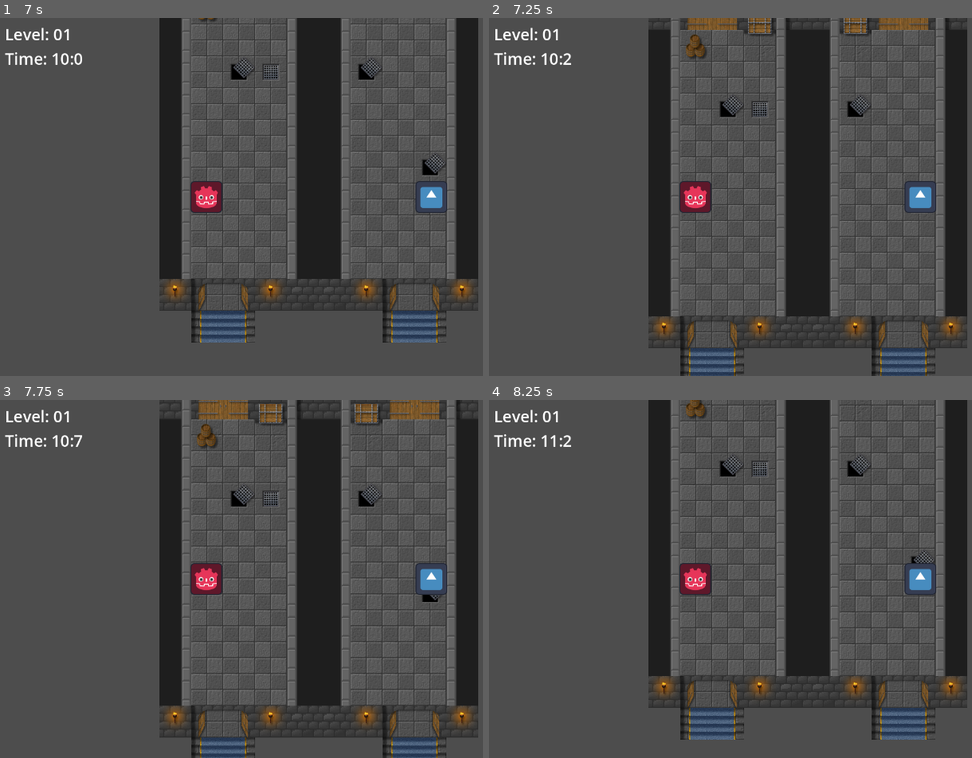
Above: before the commit, frames 1-4 (two rows, left to right).
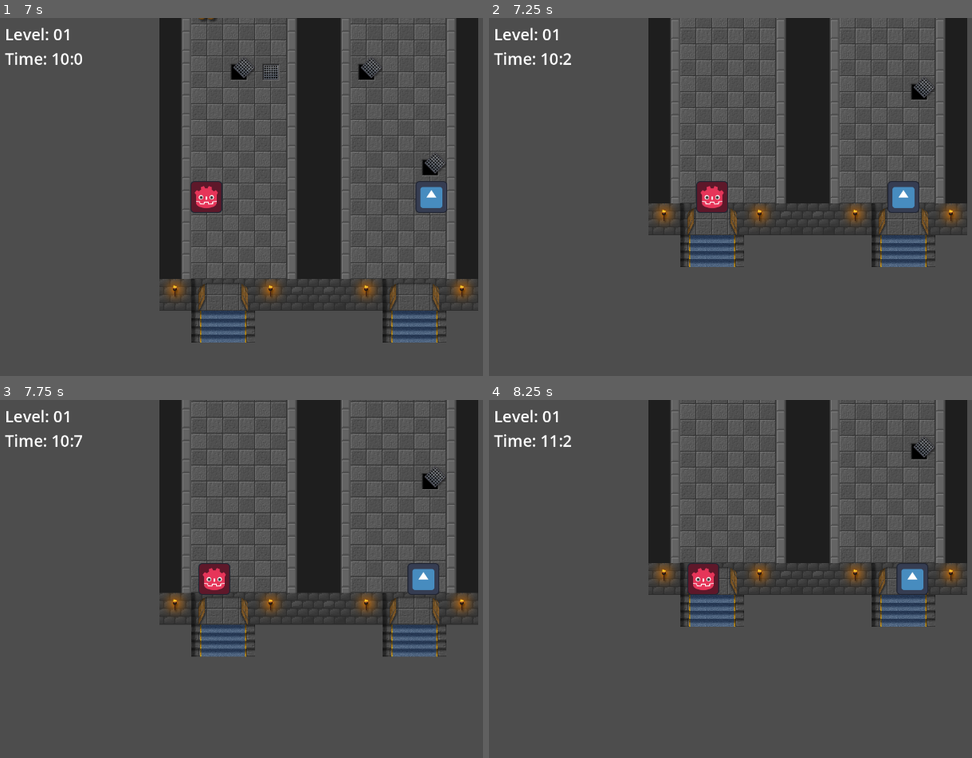
Above: after the commit, the same moments.

Repository: Iz0ne/epic_game_jam_24_GDScript
Game: Godot game, scene res://scenes/world.tscn
The game is run twice, just before and just after one commit, with the same random seed, the same clock (stepped at 60 frames per second) and the same inputs. The engine's default icon, where the game draws it, is replaced by a stand-in: a white triangle on a blue panel in a dark square.
Inputs:
- Up to frame 1 (7 s): tap Enter at 0.5, 2, 4.25 s; hold Right (ui_right) 0.53-1.28 s; tap Space at 1.25, 2.75, 5 s; hold Down (ui_down) 1.28-2.03 s; hold Right (ui_right) 2.03-2.78 s; hold Up (ui_up) 2.78-3.53 s; hold Left (ui_left) 3.53-5.03 s; hold Down (ui_down) 5.03-5.78 s; hold Right (ui_right) 5.78-6.53 s; hold Up (ui_up) from 6.53 s (still down)
- Up to frame 2 (7.25 s): keep holding Up (ui_up)
- Up to frame 3 (7.75 s): release Up (ui_up) at 7.28 s; hold Right (ui_right) from 7.28 s (still down)
- Up to frame 4 (8.25 s): release Right (ui_right) at 8.03 s; hold Down (ui_down) from 8.03 s (still down)

Frame 1 is identical in both runs. In frame 2, 20% of the frame differs, in the area x 33-100%, y 0-100%; in frame 3, 20%; in frame 4, 19%.

Commit message:
Added end screen with ALL subtheme. Added music

Diff:
--- a/Enigma/scenes/level.tscn
+++ b/Enigma/scenes/level.tscn
@@ -229,12 +229,15 @@
 18:2/0 = 0
 18:2/0/physics_layer_0/linear_velocity = Vector2(0, 0)
 18:2/0/physics_layer_0/angular_velocity = 0.0
+18:2/0/custom_data_1 = true
 19:2/0 = 0
 19:2/0/physics_layer_0/linear_velocity = Vector2(0, 0)
 19:2/0/physics_layer_0/angular_velocity = 0.0
+19:2/0/custom_data_1 = true
 20:2/0 = 0
 20:2/0/physics_layer_0/linear_velocity = Vector2(0, 0)
 20:2/0/physics_layer_0/angular_velocity = 0.0
+20:2/0/custom_data_1 = true
 21:2/0 = 0
 21:2/0/physics_layer_0/linear_velocity = Vector2(0, 0)
 21:2/0/physics_layer_0/angular_velocity = 0.0
@@ -1046,6 +1049,8 @@
 physics_layer_0/collision_layer = 1
 custom_data_layer_0/name = "doCharacterDropped"
 custom_data_layer_0/type = 1
+custom_data_layer_1/name = "reachedChest"
+custom_data_layer_1/type = 1
 sources/2 = SubResource("TileSetAtlasSource_3x4n5")
 
 [node name="Level" type="TileMap"]
--- /dev/null
+++ b/Enigma/scenes/scripts/Winner.gd
@@ -0,0 +1,15 @@
+extends Control
+
+
+# Called when the node enters the scene tree for the first time.
+func _ready():
+	pass # Replace with function body.
+
+
+# Called every frame. 'delta' is the elapsed time since the previous frame.
+func _process(delta):
+	pass
+
+
+func _on_button_replay_pressed():
+	get_tree().change_scene_to_file("res://scenes/world.tscn")
--- a/Enigma/scenes/scripts/world.gd
+++ b/Enigma/scenes/scripts/world.gd
@@ -1,7 +1,7 @@
 extends Node
 @onready var level = $Level
 
-var doCharacterDroppedCustomData : String = "doCharacterDropped"
+#var doCharacterDroppedCustomData : String = "doCharacterDropped"
 
 # Called when the node enters the scene tree for the first time.
 func _ready():
@@ -20,12 +20,25 @@
 	var playerTileData : TileData = level.get_cell_tile_data(0,playerPosition)
 	var imitationTileData : TileData = level.get_cell_tile_data(0,imitationPosition)
 
-	if playerTileData:
-		var doPlayerDropped = playerTileData.get_custom_data(doCharacterDroppedCustomData)
-		if doPlayerDropped:
-			print("Player Dropped : GameOver")
+	print(playerTileData.get_custom_data("doCharacterDropped"))
+	if playerTileData.get_custom_data("doCharacterDropped"):
+		print("Player Dropped : GameOver")
+		get_tree().reload_current_scene()
+	if playerTileData.get_custom_data("reachedChest"):
+		get_tree().change_scene_to_file("res://scenes/winner.tscn")
 
-	if imitationTileData:
-		var doImitationDropped = imitationTileData.get_custom_data(doCharacterDroppedCustomData)
-		if doImitationDropped:
-			print("Imitation Dropped : GameOver")
+	if imitationTileData.get_custom_data("doCharacterDropped"):
+		print("Imitation Dropped : GameOver")
+		get_tree().reload_current_scene()
+
+	#if playerTileData:
+		#var doPlayerDropped = playerTileData.get_custom_data(doCharacterDroppedCustomData)
+		#if doPlayerDropped:
+			#print("Player Dropped : GameOver")
+			#get_tree().reload_current_scene()
+#
+	#if imitationTileData:
+		#var doImitationDropped = imitationTileData.get_custom_data(doCharacterDroppedCustomData)
+		#if doImitationDropped:
+			#print("Imitation Dropped : GameOver")
+			#get_tree().reload_current_scene()
--- /dev/null
+++ b/Enigma/scenes/winner.tscn
@@ -0,0 +1,103 @@
+[gd_scene load_steps=9 format=3 uid="uid://b1562culbbk68"]
+
+[ext_resource type="Script" path="res://scenes/scripts/Winner.gd" id="1_w7epw"]
+[ext_resource type="FontFile" uid="uid://cks7e7mx1gtla" path="res://fonts/Dinofans.ttf" id="2_8c54i"]
+[ext_resource type="Texture2D" uid="uid://yk6sfmui5v87" path="res://textures/soup.webp" id="3_48xak"]
+[ext_resource type="Texture2D" uid="uid://cnib7n2ijnd41" path="res://textures/fireStarter.webp" id="4_y6f5i"]
+[ext_resource type="Texture2D" uid="uid://tbmphihq1uyv" path="res://textures/barbecue.png" id="5_67r47"]
+[ext_resource type="Texture2D" uid="uid://bs4jmibwwiql" path="res://textures/artichoke.png" id="6_twrba"]
+[ext_resource type="Texture2D" uid="uid://bg5cu8tjh15eq" path="res://textures/rainyCloud.png" id="6_waalr"]
+[ext_resource type="Texture2D" uid="uid://cvle55ydud8vg" path="res://textures/cookie.jpg" id="8_einej"]
+
+[node name="Winner" type="Control"]
+layout_mode = 3
+anchors_preset = 15
+anchor_right = 1.0
+anchor_bottom = 1.0
+grow_horizontal = 2
+grow_vertical = 2
+script = ExtResource("1_w7epw")
+
+[node name="Panel" type="Panel" parent="."]
+layout_mode = 0
+offset_right = 1280.0
+offset_bottom = 720.0
+metadata/_edit_lock_ = true
+
+[node name="Label_Win" type="Label" parent="Panel"]
+layout_mode = 0
+offset_right = 1280.0
+offset_bottom = 333.0
+theme_override_fonts/font = ExtResource("2_8c54i")
+theme_override_font_sizes/font_size = 64
+text = "You win!"
+horizontal_alignment = 1
+vertical_alignment = 1
+
+[node name="Button_replay" type="Button" parent="."]
+layout_mode = 1
+anchors_preset = 7
+anchor_left = 0.5
+anchor_top = 1.0
+anchor_right = 0.5
+anchor_bottom = 1.0
+offset_left = -60.0
+offset_top = -90.0
+offset_right = 60.0
+offset_bottom = -50.0
+grow_horizontal = 2
+grow_vertical = 0
+theme_override_fonts/font = ExtResource("2_8c54i")
+theme_override_font_sizes/font_size = 24
+text = "replay"
+
+[node name="Label_music" type="Label" parent="."]
+layout_mode = 0
+offset_left = 21.0
+offset_top = 682.0
+offset_right = 344.0
+offset_bottom = 705.0
+text = "Music: Pirouette (Special remix - EGJ 2024)"
+
+[node name="Label_statement" type="Label" parent="."]
+layout_mode = 0
+offset_left = 778.0
+offset_top = 655.0
+offset_right = 1269.0
+offset_bottom = 704.0
+text = "*Statement: Everything is an imitation of content avaible online
+and wasn't not downloaded."
+
+[node name="Sprite2D_soup" type="Sprite2D" parent="."]
+position = Vector2(207, 315)
+scale = Vector2(0.6, 0.6)
+texture = ExtResource("3_48xak")
+
+[node name="Sprite2D_fireStarter" type="Sprite2D" parent="."]
+position = Vector2(1100, 198)
+scale = Vector2(0.6, 0.6)
+texture = ExtResource("4_y6f5i")
+
+[node name="Sprite2D_barbecue" type="Sprite2D" parent="."]
+position = Vector2(905, 527)
+scale = Vector2(0.3, 0.3)
+texture = ExtResource("5_67r47")
+
+[node name="Sprite2D_artichoke" type="Sprite2D" parent="."]
+position = Vector2(530, 435)
+scale = Vector2(0.3, 0.3)
+texture = ExtResource("6_twrba")
+
+[node name="Sprite2D_rainyCloud" type="Sprite2D" parent="."]
+position = Vector2(912, 363)
+scale = Vector2(0.15, 0.15)
+texture = ExtResource("6_waalr")
+
+[node name="Sprite2D_cookie" type="Sprite2D" parent="."]
+modulate = Color(1, 1, 1, 0.12549)
+position = Vector2(640, 360)
+scale = Vector2(1.38829, 1.17073)
+texture = ExtResource("8_einej")
+metadata/_edit_lock_ = true
+
+[connection signal="pressed" from="Button_replay" to="." method="_on_button_replay_pressed"]
Not shown, added: Enigma/fonts/Dinofans.ttf.import
Not shown, added: Enigma/textures/artichoke.png.import
Binary file added: Enigma/textures/barbecue.png
Not shown, added: Enigma/textures/barbecue.png.import
Binary file added: Enigma/textures/cookie.jpg
Not shown, added: Enigma/textures/cookie.jpg.import
Binary file added: Enigma/textures/fireStarter.webp
Not shown, added: Enigma/textures/fireStarter.webp.import
Binary file added: Enigma/textures/icecream.png
Not shown, added: Enigma/textures/icecream.png.import
Binary file added: Enigma/textures/rainyCloud.png
Not shown, added: Enigma/textures/rainyCloud.png.import
(and 2 more such lines)
